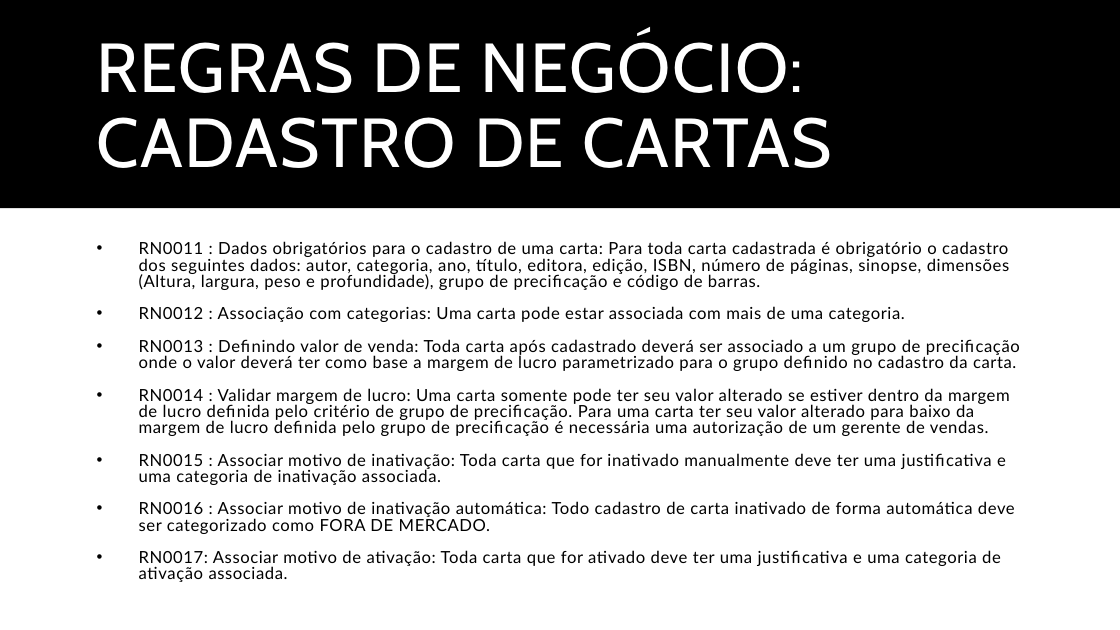
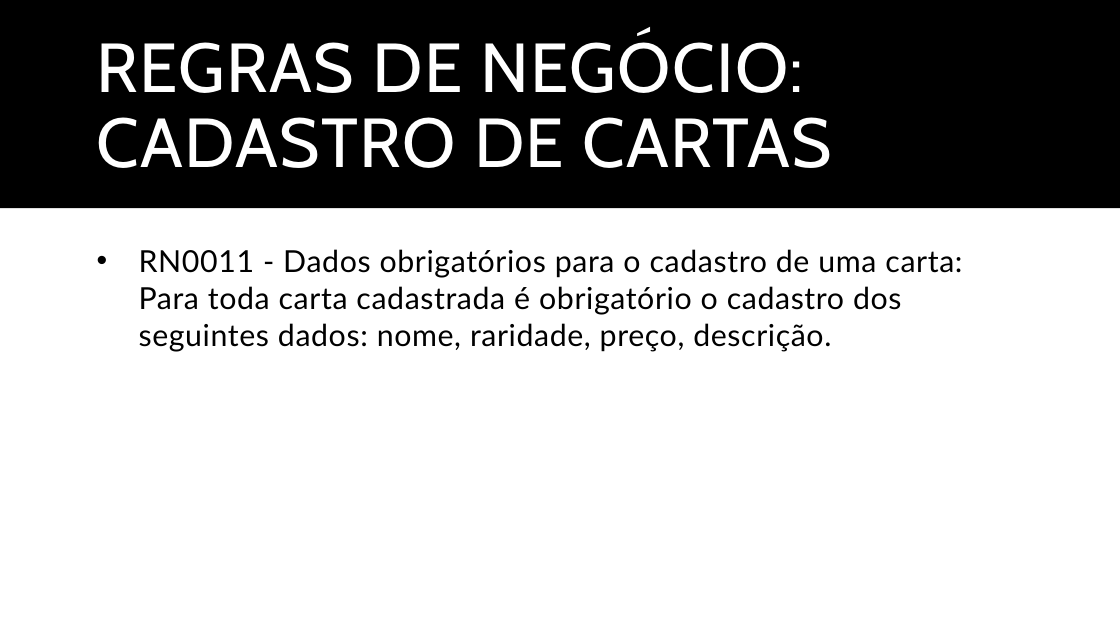
Before and after one commit to BrenoXDMoon/ProjetoLes, a slide deck: slide 17 of Documentos/Trabalho de Lab.pptx. Drawn at 1120x630 pixels with LibreOffice and Linux fonts; fonts in the diff are those of the drawing. Boxes give left, top, right and bottom in pixels: in the first picture for what was removed or moved away, otherwise in the second. Text is boxed around its words. In the diff, an @@ line names an element or a change of style, - is before the commit and + after.

```diff
--- a/Documentos/Trabalho de Lab.pptx
+++ b/Documentos/Trabalho de Lab.pptx
@@ text at (139, 249, 962, 351): text changed; size 14.3 to 26 pt @@
-• RN0011 : Dados obrigatórios para o cadastro de uma carta: Para toda carta cadastrada é obrigatório o cadastro dos seguintes dados: autor, categoria, ano, título, editora, edição, ISBN, número de páginas, sinopse, dimensões (Altura, largura, peso e profundidade), grupo de precificação e código de barras.
-• RN0012 : Associação com categorias: Uma carta pode estar associada com mais de uma categoria.
-• RN0013 : Definindo valor de venda: Toda carta após cadastrado deverá ser associado a um grupo de precificação onde o valor deverá ter como base a margem de lucro parametrizado para o grupo definido no cadastro da carta.
-• RN0014 : Validar margem de lucro: Uma carta somente pode ter seu valor alterado se estiver dentro da margem de lucro definida pelo critério de grupo de precificação. Para uma carta ter seu valor alterado para baixo da margem de lucro definida pelo grupo de precificação é necessária uma autorização de um gerente de vendas.
-• RN0015 : Associar motivo de inativação: Toda carta que for inativado manualmente deve ter uma justificativa e uma categoria de inativação associada.
-• RN0016 : Associar motivo de inativação automática: Todo cadastro de carta inativado de forma automática deve ser categorizado como FORA DE MERCADO.
-• RN0017: Associar motivo de ativação: Toda carta que for ativado deve ter uma justificativa e uma categoria de ativação associada.
+• RN0011 - Dados obrigatórios para o cadastro de uma carta: Para toda carta cadastrada é obrigatório o cadastro dos seguintes dados: nome, raridade, preço, descrição.
```
Also in this commit, not shown: 12 other slides changed, 7 slides added, 1 slide removed, 23 other files.
